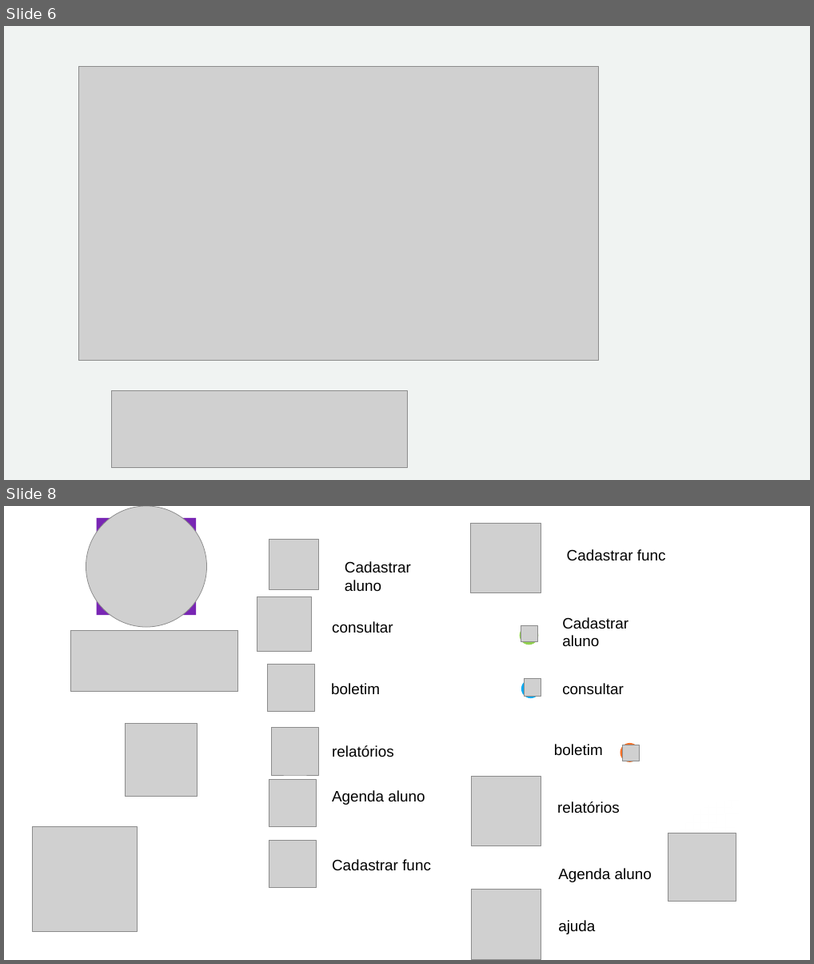
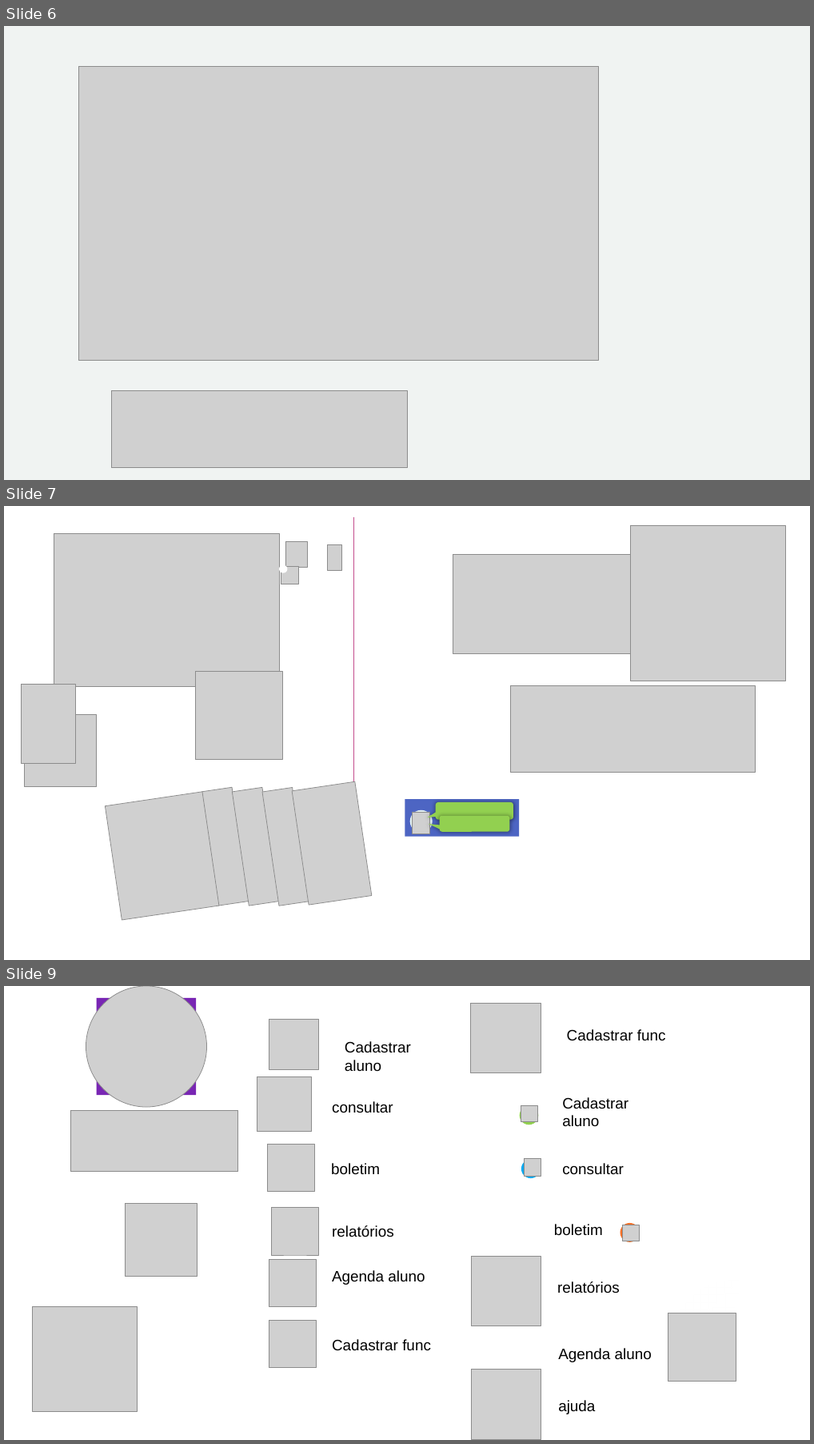
Before and after one commit to luanlls/edugoo, a slide deck: TELAS.pptx. Shown one above the other, each under a label of ours: slides 6 and 8 before the commit, slides 6, 7 and 9 after it; the slides between them are not shown. The pictures are 814x964 and 814x1444 pixels, drawn with LibreOffice and Linux fonts; fonts in the diff are those of the drawing; grey boxes stand for pictures; background and template pictures are left out. Boxes give left, top, right and bottom in pixels: in the first picture for what was removed or moved away, otherwise in the second. Text is boxed around its words. In the diff, an @@ line names an element or a change of style, - is before the commit and + after.

```diff
--- a/TELAS.pptx
+++ b/TELAS.pptx
@@ slide 7 added at [4,506,810,960], background #FFFFFF @@
@@ line added from (354, 517) to (354, 878), #C34D8D 0.75 pt @@
@@ picture added at [630,525,786,681] @@
@@ picture added at [54,534,279,686] @@
@@ group added at [279,542,342,584]: 3 pictures, 1 ellipse @@
@@ picture added at [453,554,630,654] @@
@@ picture added at [195,671,282,759] @@
@@ picture added at [22,684,75,764] @@
@@ picture added at [510,686,755,772] @@
@@ picture added at [24,714,97,787] @@
@@ group added at [105,781,372,920]: 5 pictures @@
@@ group added at [405,799,519,836]: 2 rounded speech boxes, 1 rectangle, 1 ellipse, 1 picture @@
@@ what was slide 8 is now slide 9 @@
```
Also in this commit, not shown: 1 slide changed, 28 other files.
